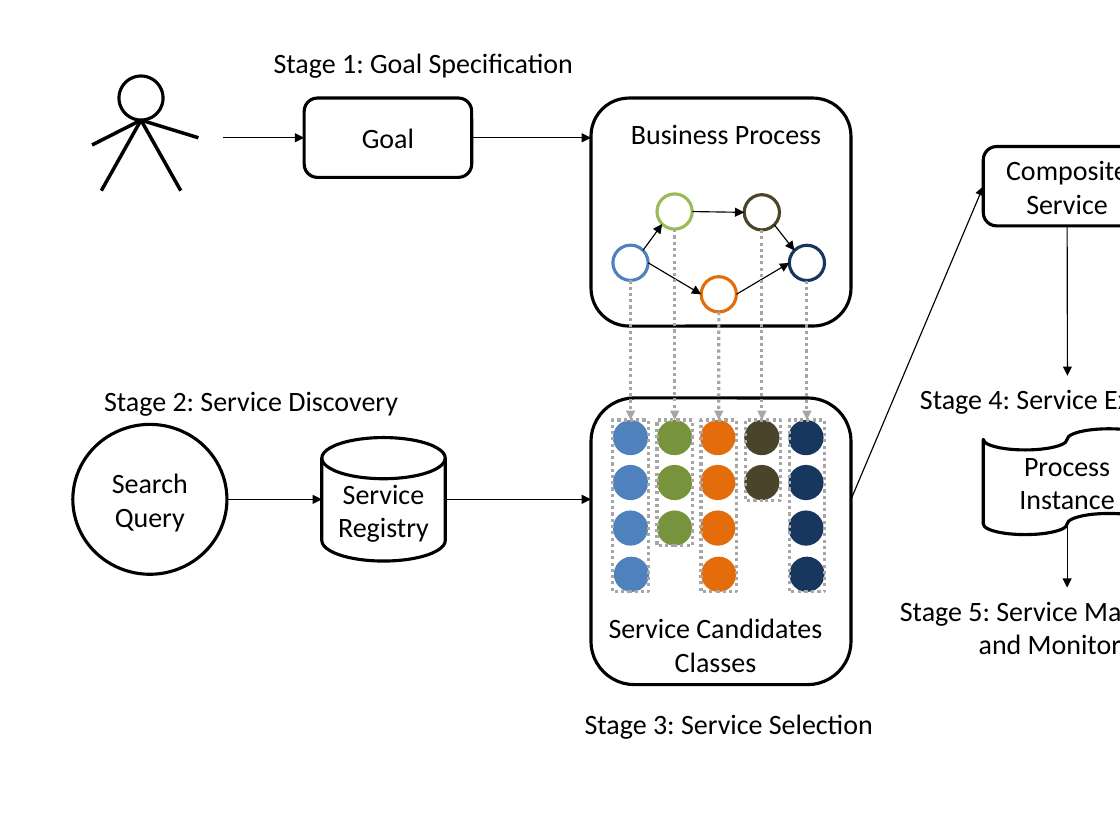
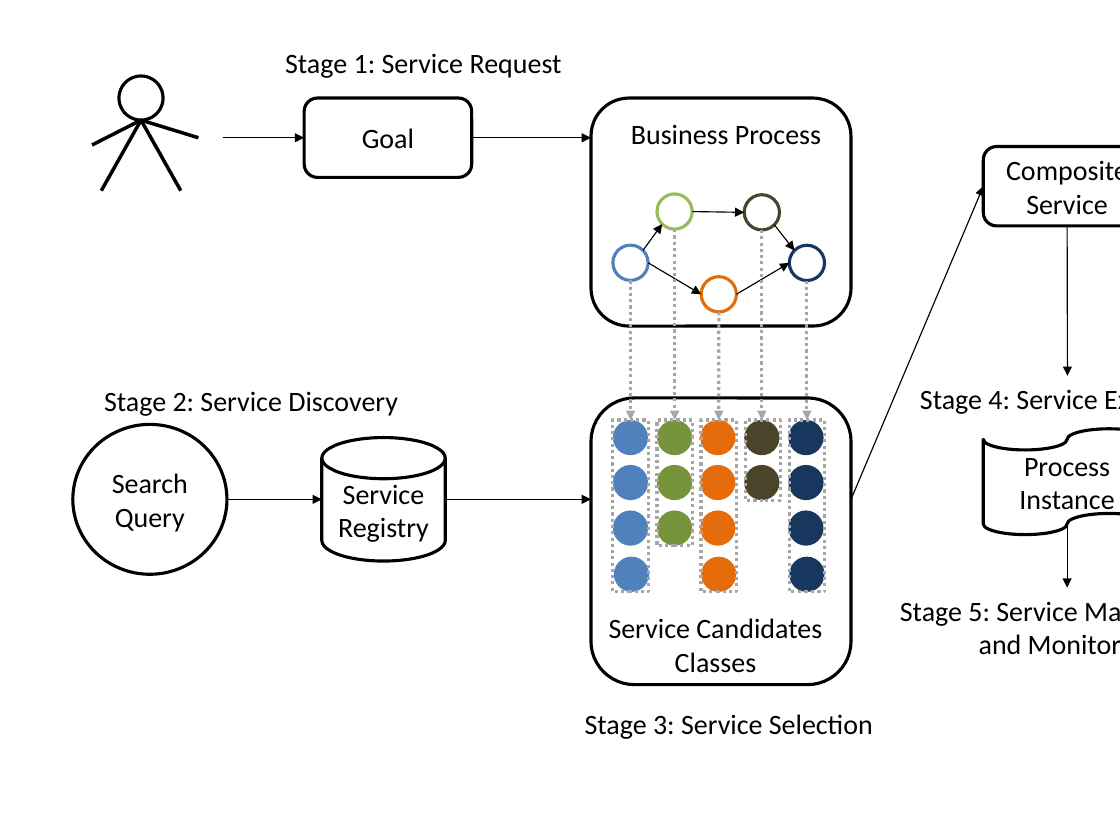
Before and after one commit to chenwangnida/PhD_proposal, a slide deck: slide 4 of FiguresPaper.pptx. Drawn at 1120x840 pixels with LibreOffice and Linux fonts; fonts in the diff are those of the drawing. Boxes give left, top, right and bottom in pixels: in the first picture for what was removed or moved away, otherwise in the second. Text is boxed around its words. In the diff, an @@ line names an element or a change of style, - is before the commit and + after.

```diff
--- a/FiguresPaper.pptx
+++ b/FiguresPaper.pptx
@@ text at [285,54,562,78]: text changed @@
-Stage 1: Goal Specification
+Stage 1: Service Request
```
Also in this commit, not shown: 14 other files.
